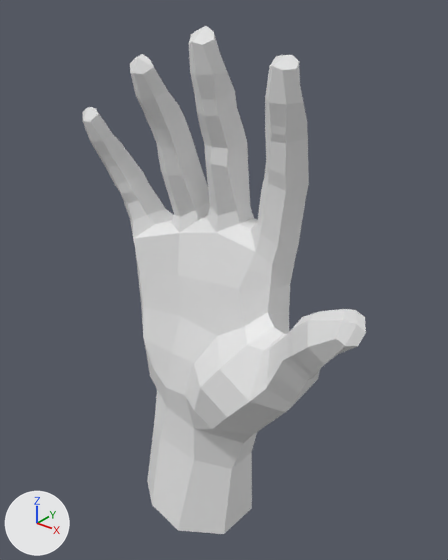
An edit to the Blender file Assets/Team/Matxado/Mãos/Mãos.blend, drawn before and after from the same camera.
Rendered twice from a 50 mm lens placed at (0.755, -0.872, 1.12), pointed at (0.058, 0.0, 0.579). Lighting does not change. The marker at lower left points along +X, +Y and +Z.

The first picture shows 'Mão'.
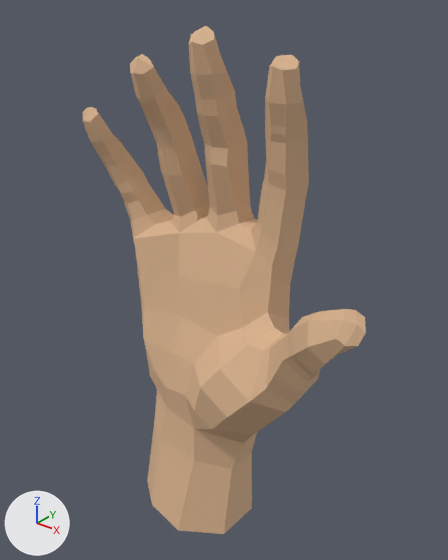
Commit message: Mãos com material

What differs and where, as boxes (x1, y1, x2, y2) in the pictures (448 x 560 px):
part 1 of me_mão, recoloured (grey to beige)
    both: (83, 26, 366, 534)

The edits, one by one:
Material 'PeleMão' (mat_pelemão) is new.
Its base color is (0.708, 0.456, 0.275) (beige #dbb48f).
Its roughness is 0.8.
Material 'Unhas' (mat_unhas) is new.
Its base color is (0.881, 0.569, 0.424) (beige #f1c7ae).
Its roughness is 0.6.
me_mão has 470 vertices, 468 faces and spans x -0.253..0.414, y -0.105..0.152, z 0.0..1.05.
me_mão is used by ob_mão; location (0.001, -0.039, 0.001).
me_mão part 1: 458 of the faces centred in x -0.249..0.407, y -0.098..0.147, z 0.0..1.043 switch from no material to mat_pelemão (beige #dbb48f).
me_mão now uses material mat_unhas (beige #f1c7ae).
